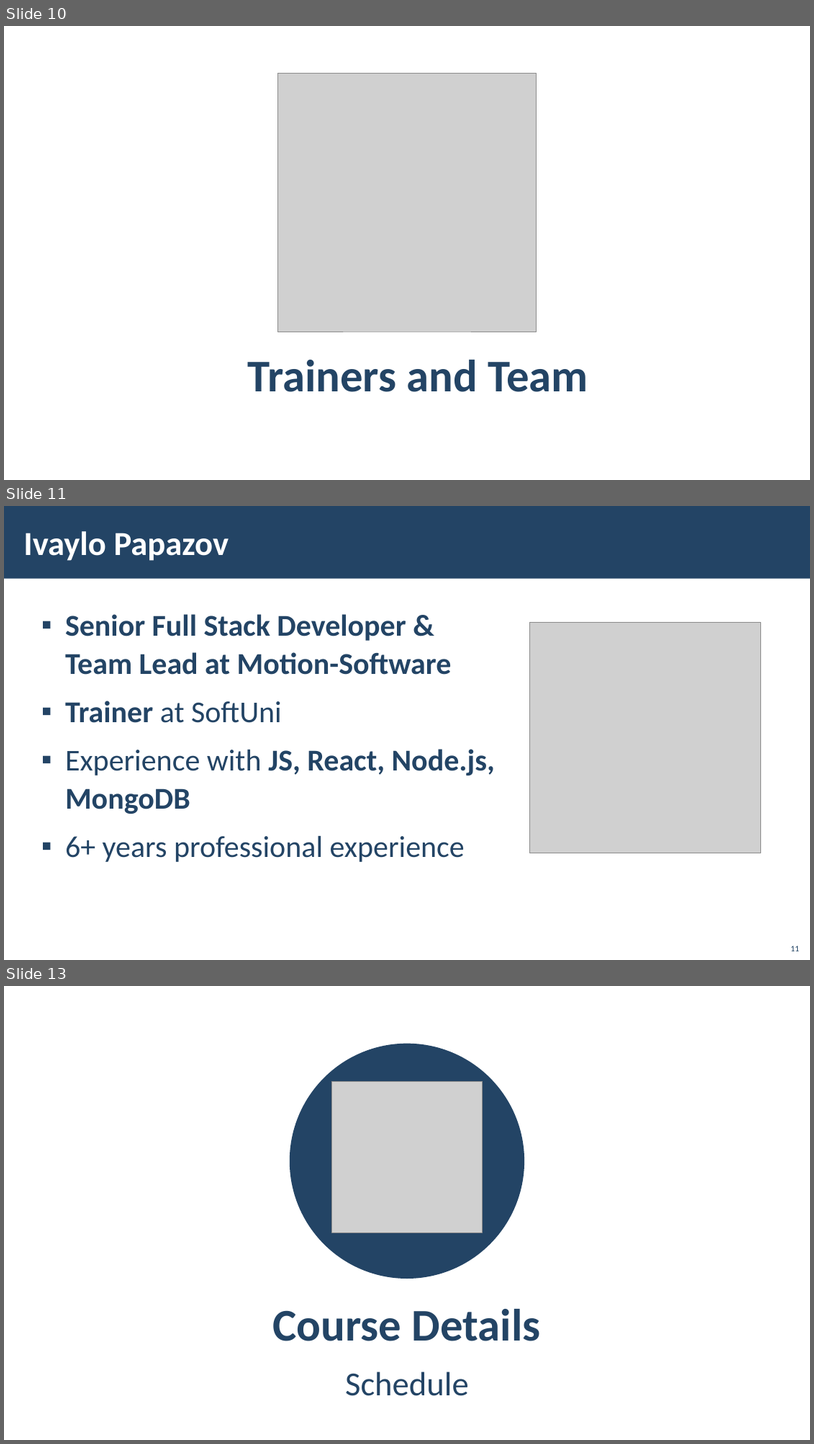
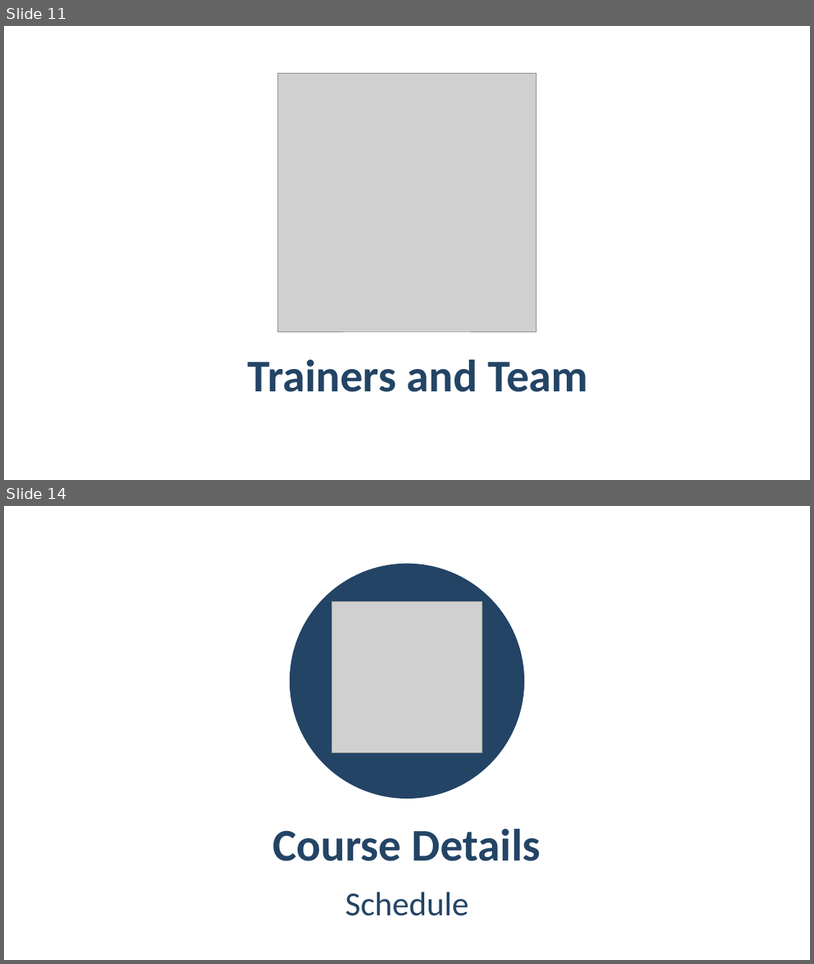
Before and after one commit to TodorYBorisov/Software-University, a slide deck: 03. JS Advanced - Jan 2023/00. Resources/00. JS-Advanced-Course-Introduction.pptx. Shown one above the other, each under a label of ours: slides 10, 11 and 13 before the commit, slides 11 and 14 after it; the slides between them are not shown. The pictures are 814x1444 and 814x964 pixels, drawn with LibreOffice and Linux fonts; fonts in the diff are those of the drawing; grey boxes stand for pictures; background and template pictures are left out. Boxes give left, top, right and bottom in pixels: in the first picture for what was removed or moved away, otherwise in the second. Text is boxed around its words. In the diff, an @@ line names an element or a change of style, - is before the commit and + after.

```diff
--- a/03. JS Advanced - Jan 2023/00. Resources/00. JS-Advanced-Course-Introduction.pptx
+++ b/03. JS Advanced - Jan 2023/00. Resources/00. JS-Advanced-Course-Introduction.pptx
@@ slide 11 removed at [4,506,810,960], background picture (left out) @@
@@ rectangle removed at [4,506,810,579] @@
@@ title removed at [23,531,229,561] @@
-Ivaylo Papazov
@@ text removed at [65,614,495,862] @@
-▪ Senior Full Stack Developer & Team Lead at Motion-Software
-▪ Trainer at SoftUni
-▪ Experience with JS, React, Node.js, MongoDB
-▪ 6+ years professional experience
@@ picture removed at [530,622,761,852] @@
@@ page number removed at [791,945,800,951] @@
-11
@@ what was slide 10 is now slide 11 @@
@@ what was slide 13 is now slide 14 @@
```
Also in this commit, not shown: 6 slides changed, 3 slides added, 1 other slide removed, 2 other files.
